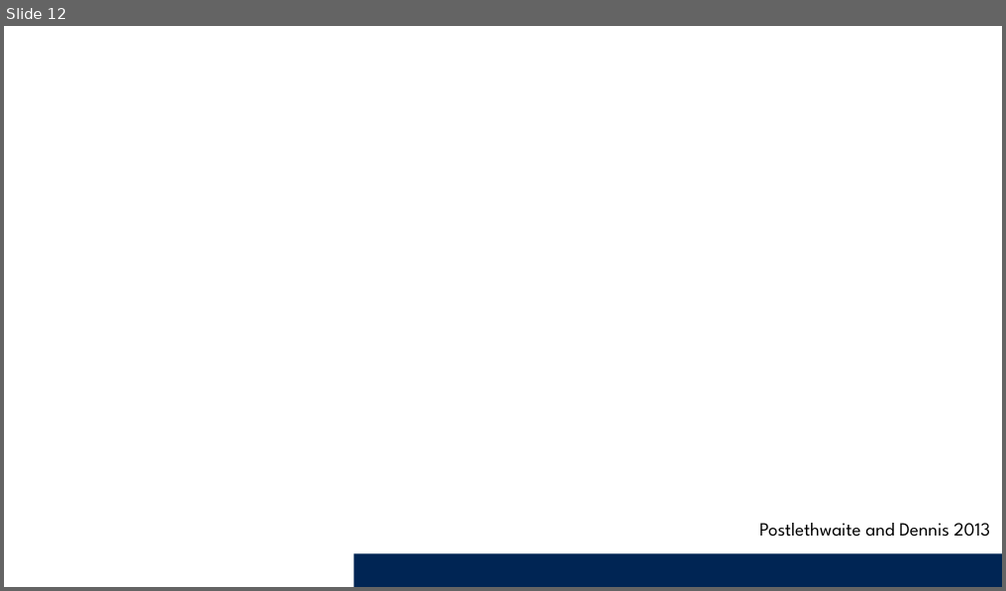
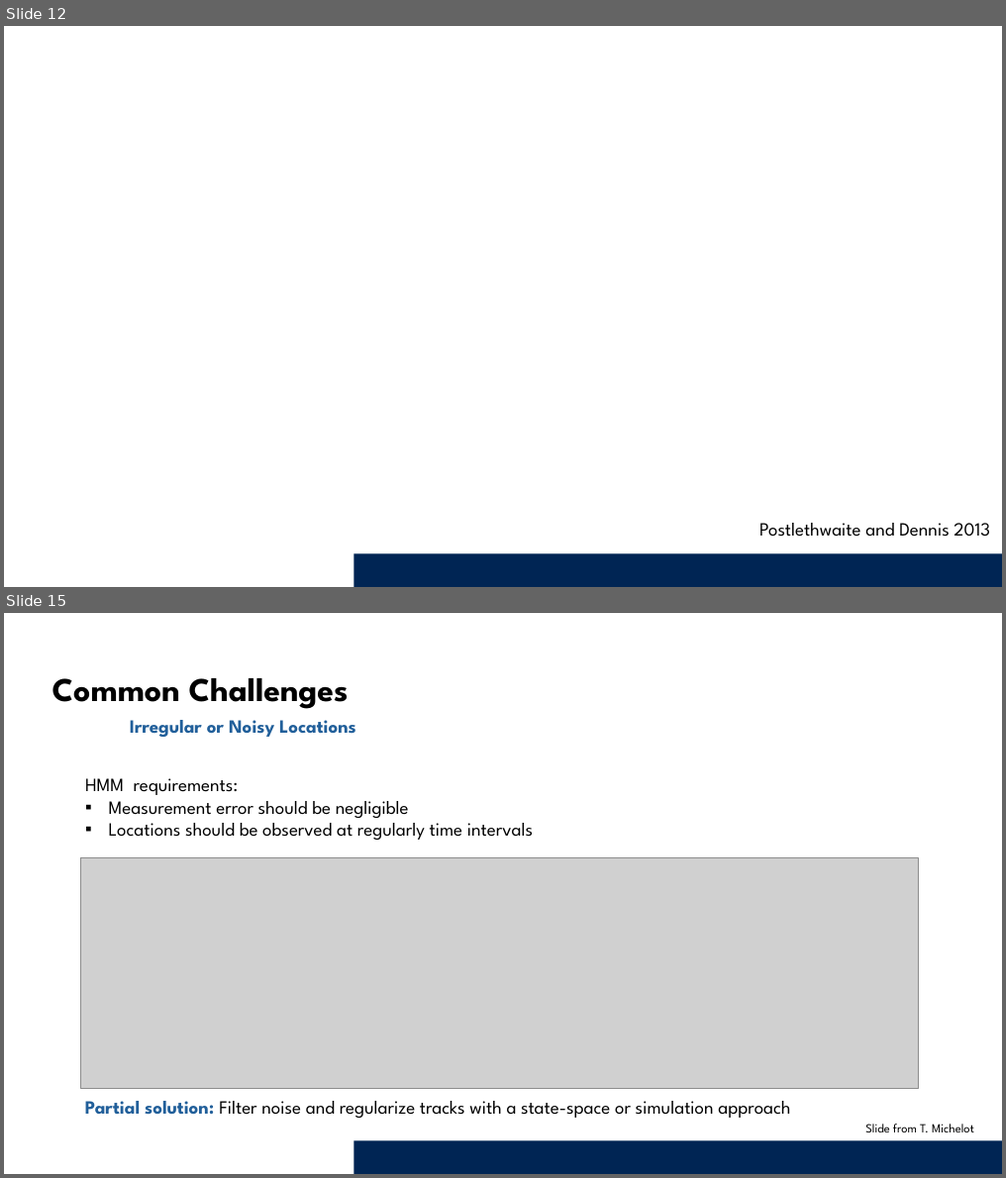
Before and after one commit to Animal-Movements/China_2026, a slide deck: Day5_BehaviourAnalysis_PT2/Presentation/2_IntroAnimalMovements_HMMs.pptx. Shown one above the other, each under a label of ours: slide 12 before the commit, slides 12 and 15 after it; the slides between them are not shown. The pictures are 1006x591 and 1006x1178 pixels, drawn with LibreOffice and Linux fonts; fonts in the diff are those of the drawing; grey boxes stand for pictures; background and template pictures are left out. Boxes give left, top, right and bottom in pixels: in the first picture for what was removed or moved away, otherwise in the second. Text is boxed around its words. In the diff, an @@ line names an element or a change of style, - is before the commit and + after.

```diff
--- a/Day5_BehaviourAnalysis_PT2/Presentation/2_IntroAnimalMovements_HMMs.pptx
+++ b/Day5_BehaviourAnalysis_PT2/Presentation/2_IntroAnimalMovements_HMMs.pptx
@@ slide 15 added at bbox=[4, 613, 1002, 1174], background #FFFFFF; not listed: 1 template element that a slide beside it also shows @@
@@ text added at bbox=[53, 678, 349, 709], 32 pt, text #000000, bold @@
+Common Challenges
@@ text added at bbox=[130, 720, 356, 737], 18 pt, text #215F9A, bold @@
+Irregular or Noisy Locations
@@ text added at bbox=[85, 778, 533, 840], 18 pt, text #000000 @@
+HMM requirements:
+▪ Measurement error should be negligible
+▪ Locations should be observed at regularly time intervals
@@ picture added at bbox=[81, 859, 918, 1089] @@
@@ text added at bbox=[85, 1101, 790, 1118], 18 pt, text #000000 @@
+Partial solution: Filter noise and regularize tracks with a state-space or simulation approach
@@ text added at bbox=[865, 1124, 974, 1133], 12 pt, text #000000 @@
+Slide from T. Michelot
```
Also in this commit, not shown: 5 slides changed, 3 other slides added, 1 other file.
